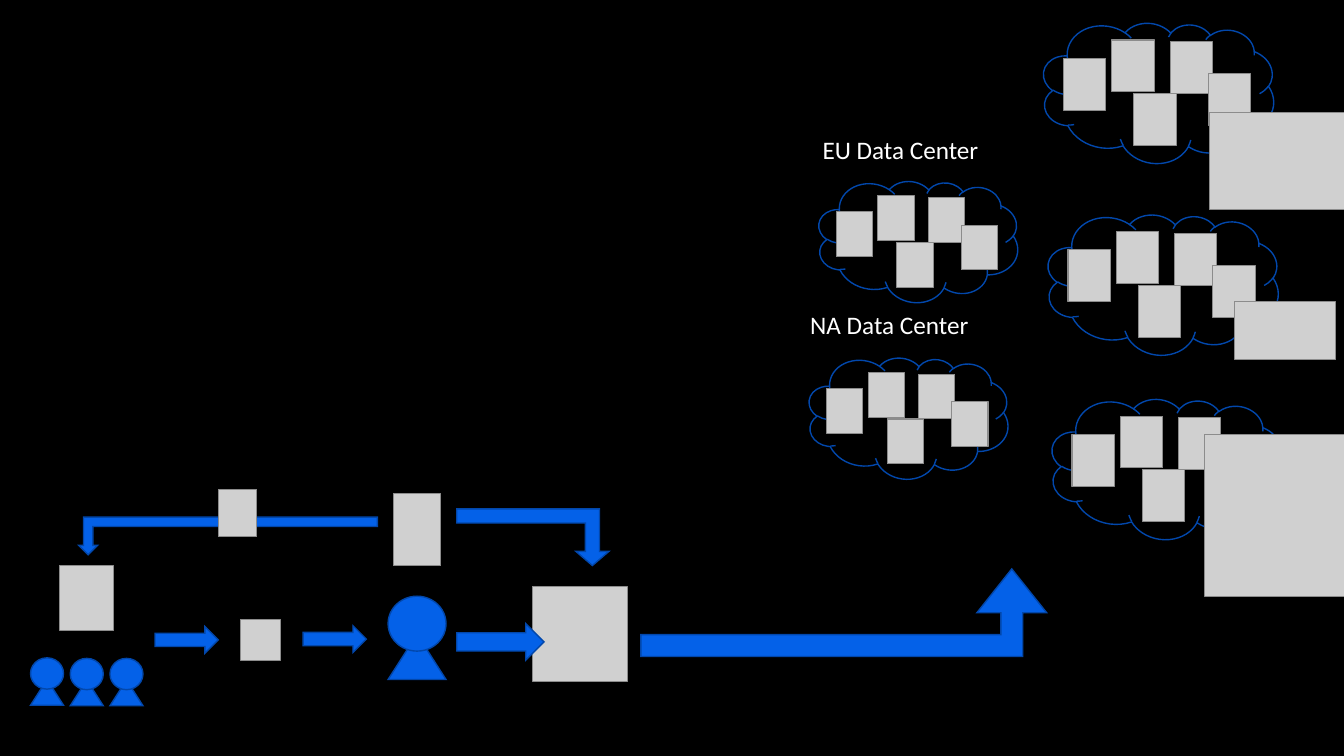
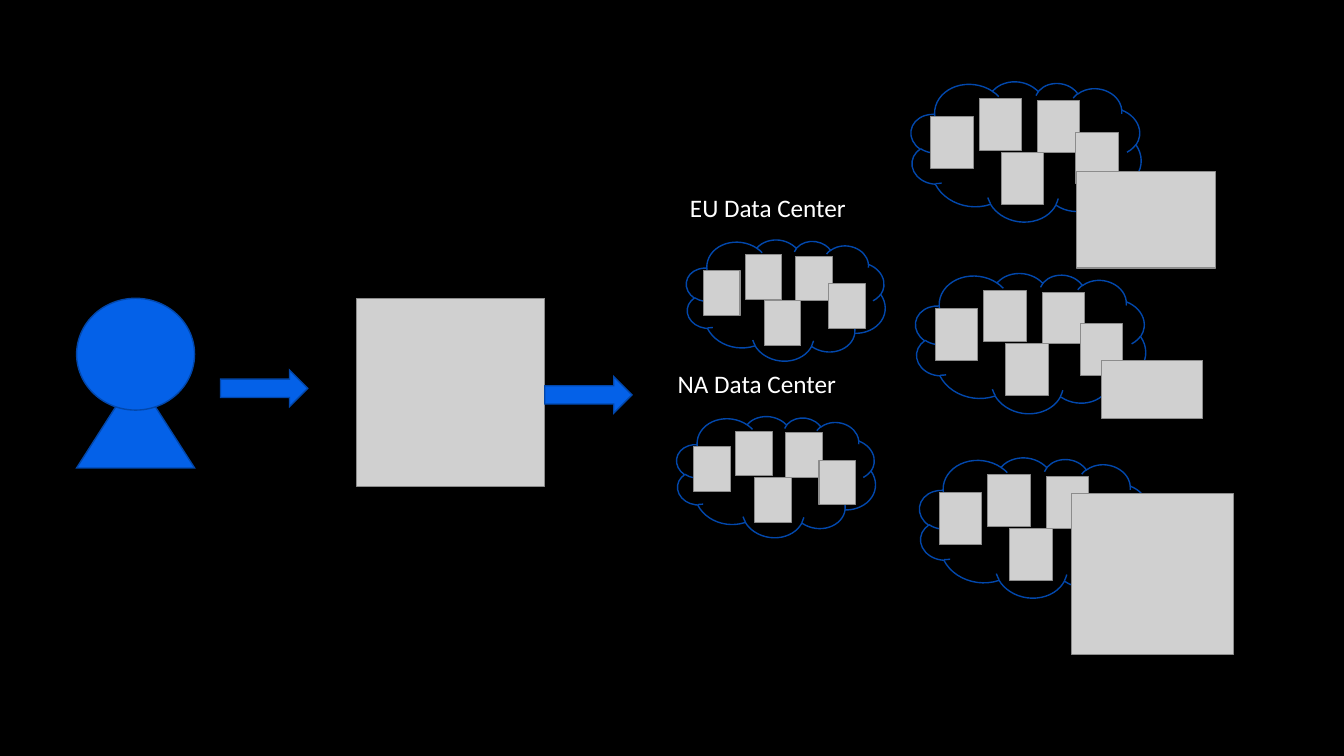
Before and after one commit to FraserPol/hashi-tech-excersise, a slide deck: slide 43 of Hashi-Demo-Preso.pptx. Drawn at 1344x756 pixels with LibreOffice and Linux fonts; fonts in the diff are those of the drawing; grey boxes stand for pictures. Boxes give left, top, right and bottom in pixels: in the first picture for what was removed or moved away, otherwise in the second. Text is boxed around its words. In the diff, an @@ line names an element or a change of style, - is before the commit and + after.

```diff
--- a/Hashi-Demo-Preso.pptx
+++ b/Hashi-Demo-Preso.pptx
@@ 13 pictures, 3 clouds, 1 text: place and size @@
-13 pictures, 3 clouds, 1 text at (810, 40, 1291, 554)
+13 pictures, 3 clouds, 1 text at (678, 99, 1159, 613)
@@ ellipse added at (77, 298, 195, 410), fill #0461E8, outline #0348AC 1 pt @@
@@ picture: place and size @@
-picture at (533, 587, 628, 682)
+picture at (357, 298, 544, 486)
@@ triangle added at (77, 376, 195, 468), fill #0461E8, outline #0348AC 1 pt @@
@@ right arrow: place and size @@
-right arrow at (457, 624, 544, 660)
+right arrow at (221, 370, 309, 406)
@@ right arrow added at (544, 377, 632, 413), fill #0461E8, outline #0348AC 1 pt @@
@@ 14 pictures, 2 clouds, 1 text: place and size @@
-14 pictures, 2 clouds, 1 text at (801, 6, 1344, 596)
+14 pictures, 2 clouds, 1 text at (668, 65, 1233, 654)
@@ group removed at (30, 489, 446, 707): 4 pictures, 4 triangles, 4 ellipses, 2 right arrows, 1 bent up arrow @@
@@ bent up arrow removed at (457, 509, 609, 566) @@
@@ bent up arrow removed at (641, 569, 1048, 656) @@
```
Also in this commit, not shown: 17 other slides changed, 6 slides added, 2 slides removed, 1 other file.
